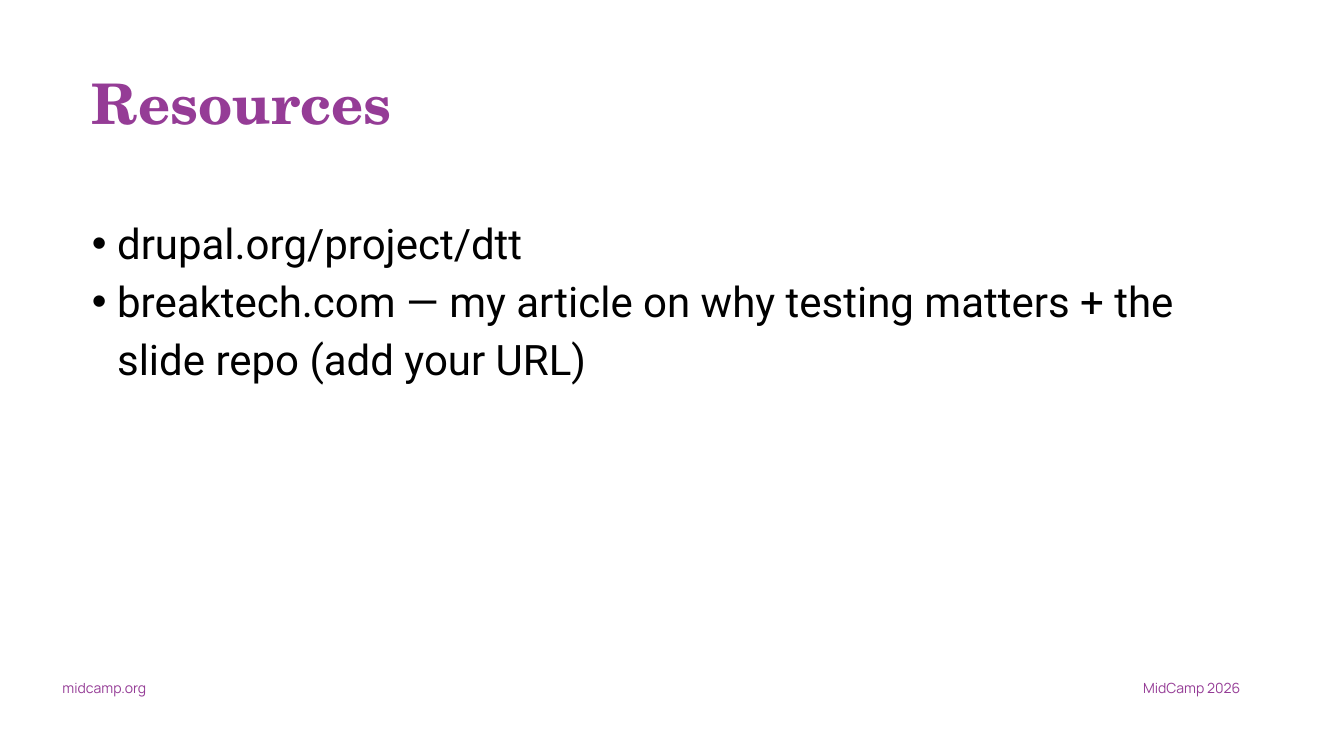
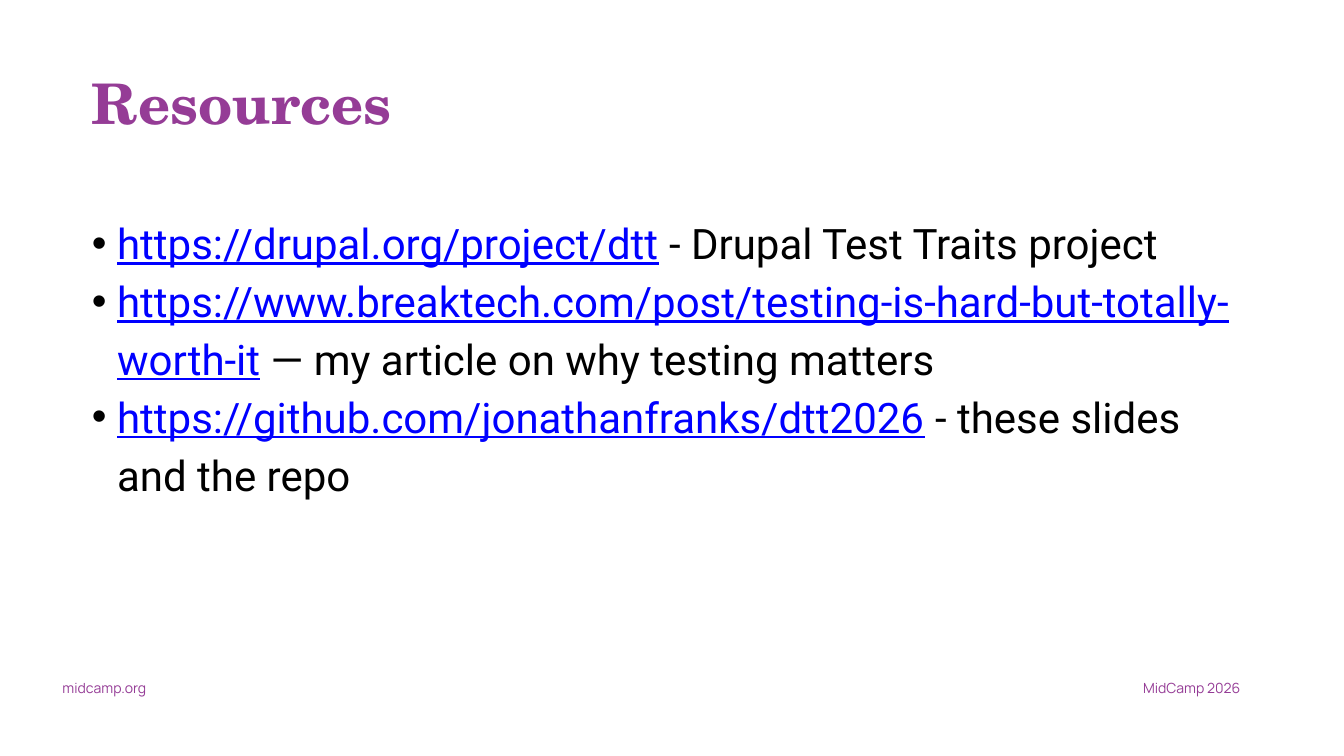
Before and after one commit to jonathanfranks/dtt2026, a slide deck: slide 21 of dtt-talk-deck.pptx. Drawn at 1344x756 pixels with LibreOffice and Linux fonts; fonts in the diff are those of the drawing. Boxes give left, top, right and bottom in pixels: in the first picture for what was removed or moved away, otherwise in the second. Text is boxed around its words. In the diff, an @@ line names an element or a change of style, - is before the commit and + after.

Commit message:
Update resources

```diff
--- a/dtt-talk-deck.pptx
+++ b/dtt-talk-deck.pptx
@@ text at (117, 227, 1228, 500): text changed; text colour #000000 to #0000FF @@
-• drupal.org/project/dtt
-• breaktech.com — my article on why testing matters + the slide repo (add your URL)
+• https://drupal.org/project/dtt - Drupal Test Traits project
+• https://www.breaktech.com/post/testing-is-hard-but-totally-worth-it — my article on why testing matters
+• https://github.com/jonathanfranks/dtt2026 - these slides and the repo
```
